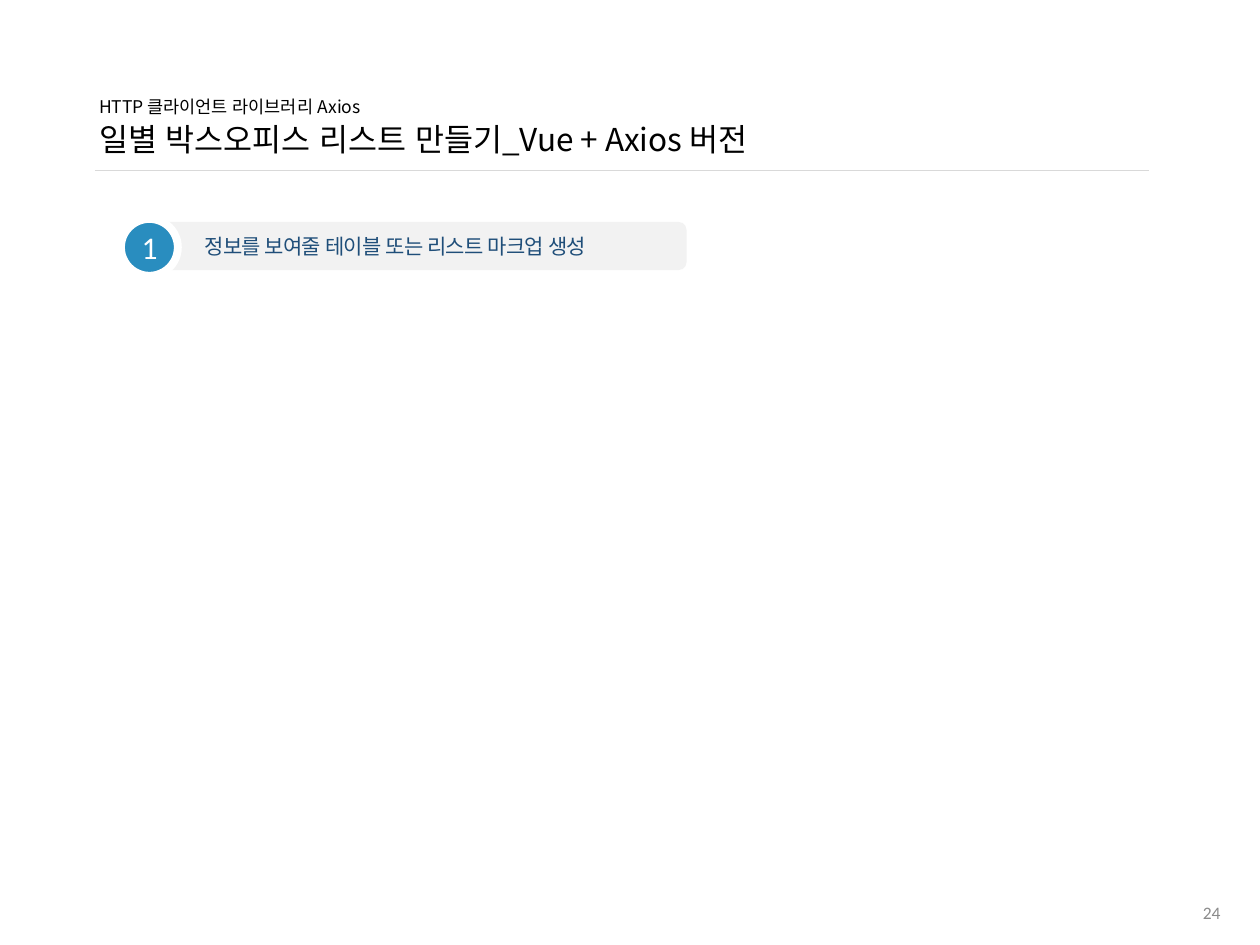
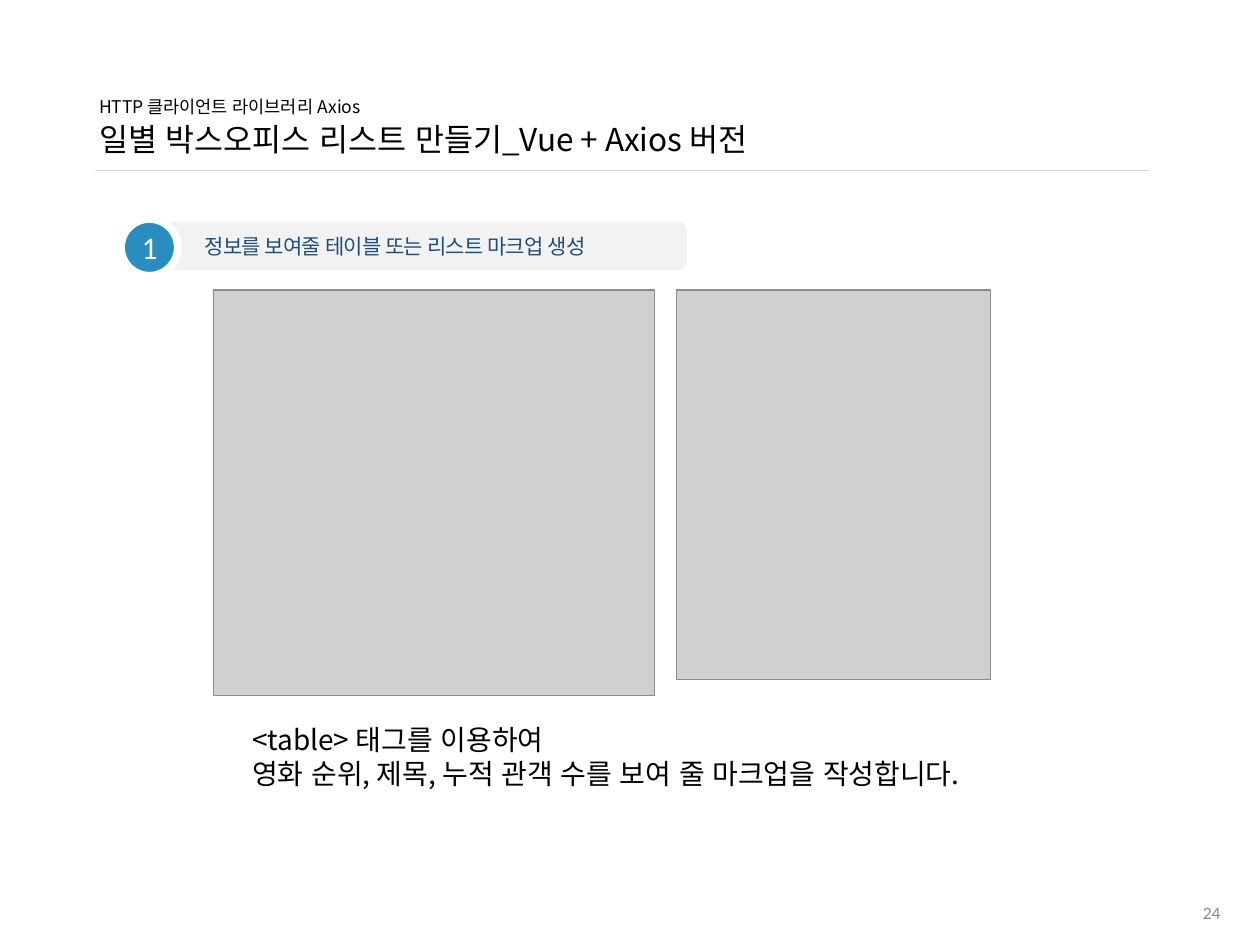
Before and after one commit to ddowon/vueStudy, a slide deck: slide 25 of 01.참고자료/191104_HTTP 클라이언트 라이브러리 Axios.pptx. Drawn at 1260x945 pixels with LibreOffice and Linux fonts; fonts in the diff are those of the drawing; grey boxes stand for pictures; background and template pictures are left out. Boxes give left, top, right and bottom in pixels: in the first picture for what was removed or moved away, otherwise in the second. Text is boxed around its words. In the diff, an @@ line names an element or a change of style, - is before the commit and + after.

Commit message:
[과제제출]  Ajax, Axios 코드 캡쳐 김도원

```diff
--- a/01.참고자료/191104_HTTP 클라이언트 라이브러리 Axios.pptx
+++ b/01.참고자료/191104_HTTP 클라이언트 라이브러리 Axios.pptx
@@ picture added at (x1=213, y1=290, x2=654, y2=696) @@
@@ picture added at (x1=677, y1=290, x2=990, y2=679) @@
@@ text added at (x1=252, y1=727, x2=960, y2=789), 16 pt, text #000000 @@
+<table> 태그를 이용하여
+영화 순위, 제목, 누적 관객 수를 보여 줄 마크업을 작성합니다.
```
Also in this commit, not shown: 5 other slides changed, 1 slide added.
